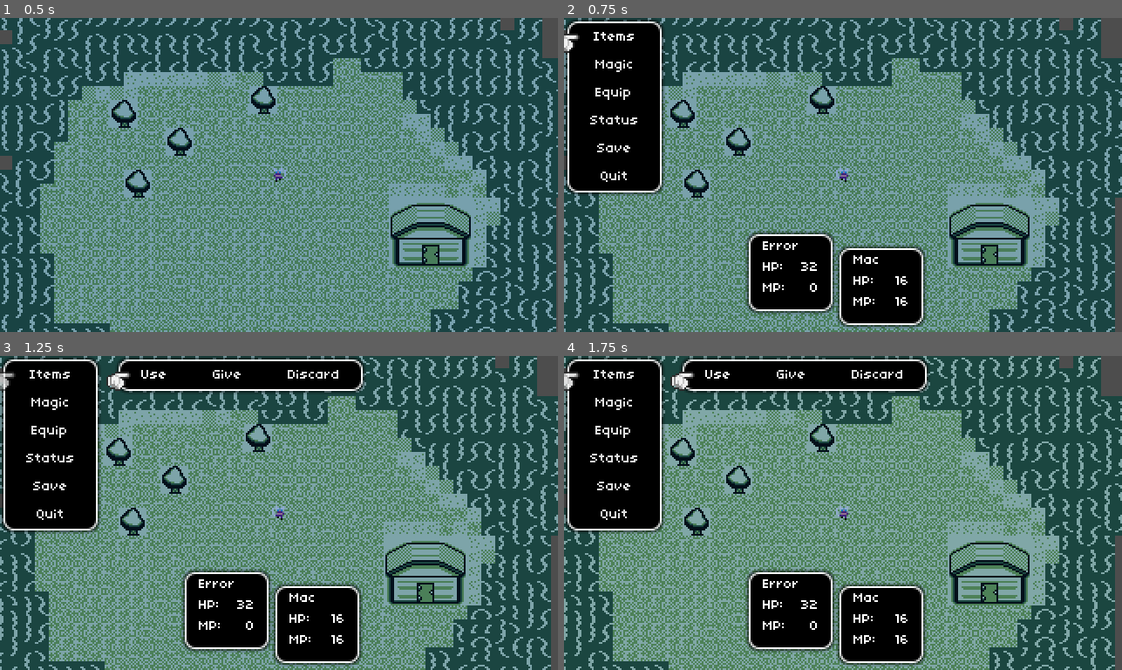
Above: before the commit, frames 1-4 (two rows, left to right).
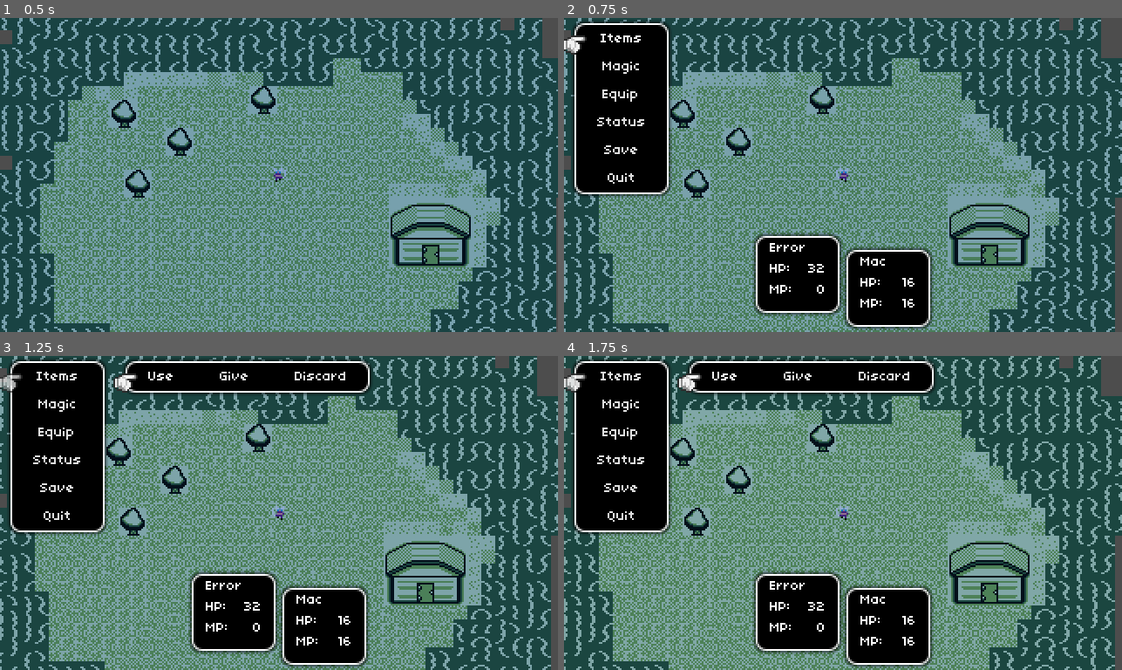
Above: after the commit, the same moments.

Repository: ThyError1282/Eldritch-RPG
Game: Godot game, scene res://Scenes/game.tscn
Same seed, same stepped clock (60 frames per second), same inputs: the game is played once before the commit and once after it.
Inputs (mouse positions are in pixels of both pictures, inside the frame that each line leads up to):
- Up to frame 1 (0.5 s): no input
- Up to frame 2 (0.75 s): tap Enter (ui_accept) at 0.5 s; move the mouse to (965, 159) at 0.52 s; hold Right (ui_right) from 0.53 s (still down); tap M at 0.6 s; click (965, 159) at 0.67 s
- Up to frame 3 (1.25 s): keep holding Right (ui_right); tap Enter (ui_accept) at 0.77 s
- Up to frame 4 (1.75 s): release Right (ui_right) at 1.25 s; click "Items" at 1.25 s

Frame 1 is identical in both runs. In frame 2, 6.8% of the frame differs, in the area x 0-67%, y 0-100%; in frame 3, 8.7%; in frame 4, 8.7%.

Commit message:
failsafe if anything goes wrong

Diff:
--- /dev/null
+++ b/Art/item_icons.tres
@@ -0,0 +1,8 @@
+[gd_resource type="AtlasTexture" format=3 uid="uid://ct4bqijklpyj0"]
+
+[ext_resource type="Texture2D" uid="uid://cu6bcrq6k7u1h" path="res://Art/player.png" id="1_g1hjh"]
+
+[resource]
+resource_local_to_scene = true
+atlas = ExtResource("1_g1hjh")
+region = Rect2(0, 0, 8, 8)
--- a/Globals/inventory.gd
+++ b/Globals/inventory.gd
@@ -22,6 +22,9 @@
 		return items[pos]
 	return null
 
+func is_empty() -> bool:
+	return get_size() == 0
+
 func add_item_by_key(item_key: String, quantity: int = 1) -> bool:
 	var item: Item = Data.items.get(item_key)
 
@@ -43,17 +46,17 @@
 
 	return false
 
-func add_item(item: Item) -> bool:
+func add_item(item: Item, quantity: int = item.quantity) -> bool:
 	if not item:
 		return false
 
-	return add_item_by_key(item.key, item.quantity)
+	return add_item_by_key(item.key, quantity)
 
-func remove_item(item: Item) -> bool:
+func remove_item(item: Item, quantity: int = item.quantity) -> bool:
 	if not item:
 		return false
 
-	item.quantity -= 1
+	item.quantity -= quantity
 	if item.quantity == 0:
 		items.erase(item)
 	updated.emit()
--- a/Globals/item.gd
+++ b/Globals/item.gd
@@ -2,9 +2,26 @@
 
 signal updated(quantity: int)
 
+enum Types {
+	NOT_SET,
+	SHIELD,
+	HELM,
+	CHEST,
+	LEGS,
+	BOOTS,
+	ACCESSORY,
+	CONSUMABLE,
+	KEY,
+	BOOK,
+	SWORD,
+	DAGGER,
+	STAFF,
+}
+
 const TEXTURE: AtlasTexture = null
 
 @export var name: String = ""
+@export var type: Types = Types.NOT_SET
 @export var texture: AtlasTexture = null
 @export var quantity: int = 1:
 	set(n):
@@ -21,6 +38,9 @@
 	var dupe: Item = self.duplicate()
 	dupe.name = name
 	dupe.quantity = quantity
+	dupe.description = description
+	dupe.value = value
+	dupe.key = key
 	return dupe
 
 func can_stack(quantity: int) -> bool:
--- /dev/null
+++ b/Scenes/equipment_modal.tscn
@@ -0,0 +1,209 @@
+[gd_scene format=3 uid="uid://dnx6ie86eb88e"]
+
+[ext_resource type="Script" uid="uid://640wg2efcbqp" path="res://Scripts/menu.gd" id="1_cxrdy"]
+[ext_resource type="PackedScene" uid="uid://c4714w2xo6ftr" path="res://Scenes/item_button.tscn" id="2_ivnbd"]
+[ext_resource type="Texture2D" uid="uid://cu6bcrq6k7u1h" path="res://Art/player.png" id="3_sviox"]
+
+[sub_resource type="AtlasTexture" id="AtlasTexture_ivnbd"]
+resource_local_to_scene = true
+atlas = ExtResource("3_sviox")
+region = Rect2(0, 0, 8, 8)
+
+[sub_resource type="AtlasTexture" id="AtlasTexture_sviox"]
+resource_local_to_scene = true
+atlas = ExtResource("3_sviox")
+region = Rect2(0, 0, 8, 8)
+
+[sub_resource type="AtlasTexture" id="AtlasTexture_bfw6m"]
+resource_local_to_scene = true
+atlas = ExtResource("3_sviox")
+region = Rect2(0, 0, 8, 8)
+
+[sub_resource type="AtlasTexture" id="AtlasTexture_1f14x"]
+resource_local_to_scene = true
+atlas = ExtResource("3_sviox")
+region = Rect2(0, 0, 8, 8)
+
+[sub_resource type="AtlasTexture" id="AtlasTexture_k5rk7"]
+resource_local_to_scene = true
+atlas = ExtResource("3_sviox")
+region = Rect2(0, 0, 8, 8)
+
+[sub_resource type="AtlasTexture" id="AtlasTexture_6ce3s"]
+resource_local_to_scene = true
+atlas = ExtResource("3_sviox")
+region = Rect2(0, 0, 8, 8)
+
+[sub_resource type="AtlasTexture" id="AtlasTexture_hyfpe"]
+resource_local_to_scene = true
+atlas = ExtResource("3_sviox")
+region = Rect2(0, 0, 8, 8)
+
+[sub_resource type="AtlasTexture" id="AtlasTexture_xpjx5"]
+resource_local_to_scene = true
+atlas = ExtResource("3_sviox")
+region = Rect2(0, 0, 8, 8)
+
+[sub_resource type="AtlasTexture" id="AtlasTexture_v4rg6"]
+resource_local_to_scene = true
+atlas = ExtResource("3_sviox")
+region = Rect2(0, 0, 8, 8)
+
+[sub_resource type="AtlasTexture" id="AtlasTexture_f6rox"]
+resource_local_to_scene = true
+atlas = ExtResource("3_sviox")
+region = Rect2(0, 0, 8, 8)
+
+[sub_resource type="AtlasTexture" id="AtlasTexture_tv624"]
+resource_local_to_scene = true
+atlas = ExtResource("3_sviox")
+region = Rect2(0, 0, 8, 8)
+
+[sub_resource type="AtlasTexture" id="AtlasTexture_rsnw0"]
+resource_local_to_scene = true
+atlas = ExtResource("3_sviox")
+region = Rect2(0, 0, 8, 8)
+
+[node name="EquipmentModal" type="VBoxContainer" unique_id=616247350 node_paths=PackedStringArray("buttons_container")]
+anchors_preset = 15
+anchor_right = 1.0
+anchor_bottom = 1.0
+grow_horizontal = 2
+grow_vertical = 2
+theme_override_constants/separation = 10
+script = ExtResource("1_cxrdy")
+buttons_container = NodePath("HBoxContainer/TopMenu/TopMenu")
+hide_on_start = true
+hide_on_close = true
+
+[node name="HBoxContainer" type="HBoxContainer" parent="." unique_id=304689494]
+layout_mode = 2
+
+[node name="TopMenu" type="PanelContainer" parent="HBoxContainer" unique_id=584460143]
+layout_mode = 2
+
+[node name="TopMenu" type="HBoxContainer" parent="HBoxContainer/TopMenu" unique_id=1370321038]
+layout_mode = 2
+theme_override_constants/separation = 0
+
+[node name="Equip" type="Button" parent="HBoxContainer/TopMenu/TopMenu" unique_id=1387549281]
+layout_mode = 2
+text = "Equip"
+
+[node name="Clear" type="Button" parent="HBoxContainer/TopMenu/TopMenu" unique_id=1604716080]
+layout_mode = 2
+text = "Clear"
+
+[node name="Remove" type="Button" parent="HBoxContainer/TopMenu/TopMenu" unique_id=1386649417]
+layout_mode = 2
+text = "Remove"
+
+[node name="Optimize" type="Button" parent="HBoxContainer/TopMenu/TopMenu" unique_id=1273277216]
+layout_mode = 2
+text = "Optimize"
+
+[node name="Extra" type="PanelContainer" parent="HBoxContainer" unique_id=402091028]
+layout_mode = 2
+size_flags_horizontal = 10
+
+[node name="Label" type="Label" parent="HBoxContainer/Extra" unique_id=937313066]
+layout_mode = 2
+text = "Available: "
+
+[node name="Equipment" type="HBoxContainer" parent="." unique_id=866253118]
+layout_mode = 2
+theme_override_constants/separation = 14
+
+[node name="Equipped" type="PanelContainer" parent="Equipment" unique_id=1466515567]
+layout_mode = 2
+size_flags_horizontal = 3
+
+[node name="HBoxContainer" type="HBoxContainer" parent="Equipment/Equipped" unique_id=1366478336]
+layout_mode = 2
+
+[node name="Slots" type="VBoxContainer" parent="Equipment/Equipped/HBoxContainer" unique_id=1417782333]
+layout_mode = 2
+
+[node name="Weapon" type="Label" parent="Equipment/Equipped/HBoxContainer/Slots" unique_id=713102094]
+layout_mode = 2
+text = "WEAP"
+
+[node name="Head" type="Label" parent="Equipment/Equipped/HBoxContainer/Slots" unique_id=1890096381]
+layout_mode = 2
+text = "HEAD"
+
+[node name="Chest" type="Label" parent="Equipment/Equipped/HBoxContainer/Slots" unique_id=1531100055]
+layout_mode = 2
+text = "CHEST"
+
+[node name="Legs" type="Label" parent="Equipment/Equipped/HBoxContainer/Slots" unique_id=1389129686]
+layout_mode = 2
+text = "LEGS"
+
+[node name="Boots" type="Label" parent="Equipment/Equipped/HBoxContainer/Slots" unique_id=2018885369]
+layout_mode = 2
+text = "BOOTS"
+
+[node name="Accessory" type="Label" parent="Equipment/Equipped/HBoxContainer/Slots" unique_id=1272751449]
+layout_mode = 2
+text = "ACC"
+
+[node name="Items" type="VBoxContainer" parent="Equipment/Equipped/HBoxContainer" unique_id=1419353402]
+layout_mode = 2
+theme_override_constants/separation = 0
+
+[node name="ItemButton" parent="Equipment/Equipped/HBoxContainer/Items" unique_id=1727015153 instance=ExtResource("2_ivnbd")]
+layout_mode = 2
+icon = SubResource("AtlasTexture_ivnbd")
+
+[node name="ItemButton2" parent="Equipment/Equipped/HBoxContainer/Items" unique_id=1580950351 instance=ExtResource("2_ivnbd")]
+layout_mode = 2
+icon = SubResource("AtlasTexture_sviox")
+
+[node name="ItemButton3" parent="Equipment/Equipped/HBoxContainer/Items" unique_id=1033185564 instance=ExtResource("2_ivnbd")]
+layout_mode = 2
+icon = SubResource("AtlasTexture_bfw6m")
+
+[node name="ItemButton4" parent="Equipment/Equipped/HBoxContainer/Items" unique_id=520637968 instance=ExtResource("2_ivnbd")]
+layout_mode = 2
+icon = SubResource("AtlasTexture_1f14x")
+
+[node name="ItemButton5" parent="Equipment/Equipped/HBoxContainer/Items" unique_id=148624740 instance=ExtResource("2_ivnbd")]
+layout_mode = 2
+icon = SubResource("AtlasTexture_k5rk7")
+
+[node name="ItemButton6" parent="Equipment/Equipped/HBoxContainer/Items" unique_id=1366417092 instance=ExtResource("2_ivnbd")]
+layout_mode = 2
+icon = SubResource("AtlasTexture_6ce3s")
+
+[node name="Stock" type="PanelContainer" parent="Equipment" unique_id=1580886561]
+layout_mode = 2
+size_flags_horizontal = 3
+
+[node name="VBoxContainer" type="VBoxContainer" parent="Equipment/Stock" unique_id=1621156284]
+layout_mode = 2
+theme_override_constants/separation = 0
+
+[node name="ItemButton" parent="Equipment/Stock/VBoxContainer" unique_id=1866183282 instance=ExtResource("2_ivnbd")]
+layout_mode = 2
+icon = SubResource("AtlasTexture_hyfpe")
+
+[node name="ItemButton2" parent="Equipment/Stock/VBoxContainer" unique_id=151452317 instance=ExtResource("2_ivnbd")]
+layout_mode = 2
+icon = SubResource("AtlasTexture_xpjx5")
+
+[node name="ItemButton3" parent="Equipment/Stock/VBoxContainer" unique_id=984959794 instance=ExtResource("2_ivnbd")]
+layout_mode = 2
+icon = SubResource("AtlasTexture_v4rg6")
+
+[node name="ItemButton4" parent="Equipment/Stock/VBoxContainer" unique_id=1555934643 instance=ExtResource("2_ivnbd")]
+layout_mode = 2
+icon = SubResource("AtlasTexture_f6rox")
+
+[node name="ItemButton5" parent="Equipment/Stock/VBoxContainer" unique_id=753731201 instance=ExtResource("2_ivnbd")]
+layout_mode = 2
+icon = SubResource("AtlasTexture_tv624")
+
+[node name="ItemButton6" parent="Equipment/Stock/VBoxContainer" unique_id=1069611915 instance=ExtResource("2_ivnbd")]
+layout_mode = 2
+icon = SubResource("AtlasTexture_rsnw0")
--- a/Scenes/gui.tscn
+++ b/Scenes/gui.tscn
@@ -9,7 +9,6 @@
 
 [node name="GUI" type="CanvasLayer" unique_id=313838931]
 process_mode = 3
-follow_viewport_enabled = true
 script = ExtResource("1_gic31")
 
 [node name="Control" type="Control" parent="." unique_id=81465366]
@@ -110,10 +109,12 @@
 text = "Discard"
 
 [node name="InventoryMenu" parent="Control/MarginContainer/HBoxContainer/ItemsModal" unique_id=2062174293 instance=ExtResource("5_3w84o")]
+process_mode = 3
 custom_minimum_size = Vector2(225, 64)
 layout_mode = 2
 size_flags_horizontal = 1
-hide_on_focus_exit = true
+hide_on_start = true
+hide_on_close = true
 
 [node name="MenuCursor" parent="." unique_id=624995246 instance=ExtResource("3_rpies")]
 visible = false
--- a/Scenes/item_button.tscn
+++ b/Scenes/item_button.tscn
@@ -1,5 +1,6 @@
 [gd_scene format=3 uid="uid://c4714w2xo6ftr"]
 
+[ext_resource type="Texture2D" uid="uid://ct4bqijklpyj0" path="res://Art/item_icons.tres" id="1_48l8j"]
 [ext_resource type="Script" uid="uid://c4wwkneosvvfh" path="res://Scripts/item_button.gd" id="1_t3hyk"]
 
 [node name="ItemButton" type="Button" unique_id=1727015153]
@@ -7,6 +8,7 @@
 offset_bottom = 12.0
 size_flags_horizontal = 3
 text = "ItemName"
+icon = ExtResource("1_48l8j")
 alignment = 0
 script = ExtResource("1_t3hyk")
 
--- /dev/null
+++ b/Scenes/items_modal.tscn
@@ -0,0 +1,38 @@
+[gd_scene format=3 uid="uid://dqn240kad51f4"]
+
+[sub_resource type="GDScript" id="GDScript_doa3m"]
+script/source = "extends Menu
+
+@onready var inventory_menu: InventoryMenu = $InventoryMenu
+
+signal inventory_button_pressed(button, index)
+
+func _ready() -> void:
+	pass
+"
+
+[node name="ItemsModal" type="VBoxContainer" unique_id=1183292064 node_paths=PackedStringArray("buttons_container")]
+size_flags_vertical = 0
+theme_override_constants/separation = 9
+script = SubResource("GDScript_doa3m")
+buttons_container = NodePath("ItemActionsMenu/HBoxContainer")
+hide_on_start = true
+
+[node name="ItemActionsMenu" type="PanelContainer" parent="." unique_id=340415671]
+layout_mode = 2
+
+[node name="HBoxContainer" type="HBoxContainer" parent="ItemActionsMenu" unique_id=866795421]
+layout_mode = 2
+theme_override_constants/separation = 16
+
+[node name="Button" type="Button" parent="ItemActionsMenu/HBoxContainer" unique_id=1336716294]
+layout_mode = 2
+text = "Use"
+
+[node name="Button2" type="Button" parent="ItemActionsMenu/HBoxContainer" unique_id=1928524049]
+layout_mode = 2
+text = "Give"
+
+[node name="Button3" type="Button" parent="ItemActionsMenu/HBoxContainer" unique_id=487579631]
+layout_mode = 2
+text = "Discard"
--- a/Scenes/shop.tscn
+++ b/Scenes/shop.tscn
@@ -82,6 +82,7 @@
 layout_mode = 2
 size_flags_horizontal = 3
 script = ExtResource("3_3ps1r")
+show_quantities = false
 auto_wrap = false
 buttons_container = NodePath("ScrollContainer/HBoxContainer/Items")
 
@@ -324,7 +325,6 @@
 [connection signal="button_pressed" from="Control/MarginContainer/VBoxContainer/Main/HBoxContainer/Inventory" to="." method="_on_inventory_button_pressed"]
 [connection signal="closed" from="Control/MarginContainer/VBoxContainer/Main/HBoxContainer/Inventory" to="." method="_on_inventory_closed"]
 [connection signal="updated" from="Control/MarginContainer/VBoxContainer/Main/HBoxContainer/Inventory" to="." method="_on_inventory_updated"]
-[connection signal="closed" from="Control/MarginContainer/VBoxContainer/Main/HBoxContainer/RightSide/ShopOrderMenu" to="." method="_on_shop_order_menu_closed"]
 [connection signal="item_and_quantity_selected" from="Control/MarginContainer/VBoxContainer/Main/HBoxContainer/RightSide/ShopOrderMenu" to="." method="_on_shop_order_menu_item_and_quantity_selected"]
 [connection signal="button_pressed" from="Control/MarginContainer/VBoxContainer/Main/Players" to="." method="_on_players_button_pressed"]
 [connection signal="button_pressed" from="Control/TopMenu" to="." method="_on_top_menu_button_pressed"]
--- a/Scripts/gui.gd
+++ b/Scripts/gui.gd
@@ -1,5 +1,7 @@
 class_name GUI extends CanvasLayer
 
+var current_player: BattleActor = null
+var current_inventory: Inventory = null
 var current_item: Item = null
 var current_item_action: String = ""
 
@@ -15,9 +17,13 @@
 
 	if event.keycode == KEY_M:
 		top_menu.visible = !top_menu.visible
+		player_windows.close()
 		player_windows.visible = top_menu.visible
+		inventory_menu.visible = false
+		items_modal.visible = false
 		get_tree().paused = top_menu.visible
 		if top_menu.visible:
+			#top_menu._close_menus_in_front_of_self()
 			top_menu.button_focus(0)
 	else:
 		return
@@ -42,31 +48,53 @@
 	current_item = button.item
 
 	if current_item_action == "Discard":
-		inventory_menu.inventory.remove_item(current_item)
+		current_inventory.remove_item(current_item)
 		current_item = null
-		items_modal.close()
+		if current_inventory.is_empty():
+			inventory_menu.close()
+			items_modal.disable_all()
 	else:
 		player_windows.button_focus()
 
 func _on_player_windows_button_pressed(button: BaseButton, index: int) -> void:
 	if current_item:
-		var inventory: Inventory = party[player_windows.active_index]
 		var player: BattleActor = button.data
 
 		match current_item_action:
 			"Use":
 				pass
 			"Give":
-				pass
+				if player == current_player:
+					#TODO disable/grey out current window
+					#TODO error sound?
+					return
+
+				var target_inventory: Inventory = player.inventory
+				if target_inventory.add_item(current_item, 1):
+					current_inventory.remove_item(current_item, 1)
+				else:
+					pass
+					#TODO error sound
 			_:
 				return
 
+		if current_inventory.is_empty():
+			inventory_menu.close(true)
+			items_modal.disable_all()
 
 func _on_top_menu_closed() -> void:
 	player_windows.visible = false
+	items_modal.visible = false
 	inventory_menu.visible = false
 	get_tree().paused = false
 
 func _on_player_windows_player_index_changed(index: int) -> void:
 	await(get_tree().process_frame)
-	inventory_menu.inventory = party[index].inventory
+	current_player = party[index]
+	current_inventory = current_player.inventory
+	inventory_menu.inventory = current_inventory
+
+	items_modal.disable_all(current_inventory.is_empty())
+
+	if player_windows.menu_is_focused():
+		player_windows.close()
--- a/Scripts/inventory_menu.gd
+++ b/Scripts/inventory_menu.gd
@@ -1,6 +1,8 @@
 class_name InventoryMenu extends Menu
 
 signal updated(inventory: Inventory)
+
+@export var show_quantities: bool = true
 
 var inventory: Inventory = null:
 	set(value):
@@ -21,6 +23,7 @@
 func _update_buttons() -> void:
 	for button: BaseButton in get_buttons():
 		button.item = (inventory.get_item_by_position(button.get_index()))
+		button.show_quantity = show_quantities
 	updated.emit(inventory)
 
 func _on_inventory_menu_updated() -> void:
--- a/Scripts/item_button.gd
+++ b/Scripts/item_button.gd
@@ -1,4 +1,8 @@
 class_name ItemButton extends Button
+
+const ITEM_ICONS: AtlasTexture = preload("res://Art/item_icons.tres")
+
+var item_icons: AtlasTexture = ITEM_ICONS.duplicate()
 
 @onready var quantity: Label = $Quantity
 
@@ -9,8 +13,19 @@
 		if item:
 			text = item.name
 			quantity.text = str(item.quantity)
+			item_icons.region.position.x = item.type * item_icons.region.size.x
+			icon = item_icons
 			show()
 		else:
 			hide()
 			text = " "
 			quantity.text = " "
+			icon = null
+
+var show_quantity: bool = true:
+	set(value):
+		show_quantity = value
+		quantity.visible = show_quantity
+
+func _ready() -> void:
+	icon = null
--- a/Scripts/menu.gd
+++ b/Scripts/menu.gd
@@ -330,7 +330,7 @@
 func _on_closed() -> void:
 	#print("closing ", name)
 	_close_menus_in_front_of_self()
-	tree.pop_back()
+	tree.erase(self)
 
 	if tree:
 		var menu = tree.back()
--- a/Scripts/shop.gd
+++ b/Scripts/shop.gd
@@ -25,15 +25,14 @@
 
 func _on_top_menu_button_pressed(button: BaseButton, index: int) -> void:
 	top_menu.hide()
+	main.show()
 
 	match button.text:
 		"Buy":
 			dialogue.text = "See anything ya like?"
-			main.show()
 			inventory_menu.button_focus(0)
 		"Sell":
 			dialogue.text = "What ya interested in pawning?"
-			main.show()
 			inventory_menu.button_focus(0)
 		"Exit":
 			_exit()
@@ -64,16 +63,11 @@
 	var player: BattleActor = Data.party[index]
 	player.inventory.add_item(current_item)
 	Data.money -= current_item.get_total_value()
-	shop_order_menu.clear()
-	inventory_menu.button_focus()
+	shop_order_menu.close()
 
 func _on_inventory_closed() -> void:
 	dialogue.text = "Welcome!"
 	main.hide()
-	top_menu.button_focus()
 
 func _on_top_menu_closed() -> void:
 	_exit()
-
-func _on_shop_order_menu_closed() -> void:
-	inventory_menu.button_focus()
--- a/Scripts/shop_order_menu.gd
+++ b/Scripts/shop_order_menu.gd
@@ -69,4 +69,5 @@
 		# TODO error sound
 
 func _on_closed() -> void:
+	super()
 	clear()
--- a/Text/theme.tres
+++ b/Text/theme.tres
@@ -2,6 +2,14 @@
 
 [ext_resource type="FontFile" uid="uid://cp2xmuvujsqfu" path="res://Text/04B_03__.TTF" id="1_a28cm"]
 [ext_resource type="StyleBox" uid="uid://whihy1eo8oul" path="res://Text/panel_theme.tres" id="2_n1jw8"]
+
+[sub_resource type="StyleBoxFlat" id="StyleBoxFlat_y2snr"]
+bg_color = Color(0.6, 0.6, 0.6, 0)
+border_width_left = 5
+border_width_top = 2
+border_width_right = 5
+border_width_bottom = 2
+border_color = Color(0.8, 0.8, 0.8, 0)
 
 [sub_resource type="StyleBoxEmpty" id="StyleBoxEmpty_wv37v"]
 
@@ -37,6 +45,7 @@
 Button/colors/font_outline_color = Color(0, 0, 0, 0)
 Button/font_sizes/font_size = 8
 Button/fonts/font = ExtResource("1_a28cm")
+Button/styles/disabled = SubResource("StyleBoxFlat_y2snr")
 Button/styles/focus = SubResource("StyleBoxEmpty_wv37v")
 Button/styles/normal = SubResource("StyleBoxFlat_6h6aq")
 Label/font_sizes/font_size = 8
